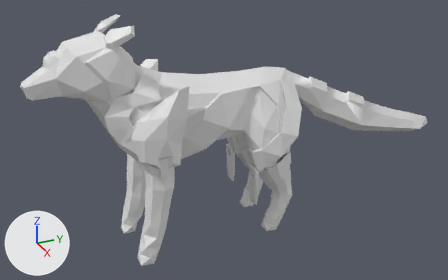
What one commit did to the FBX model Project Dog/Assets/Art/Models/Fox.fbx.
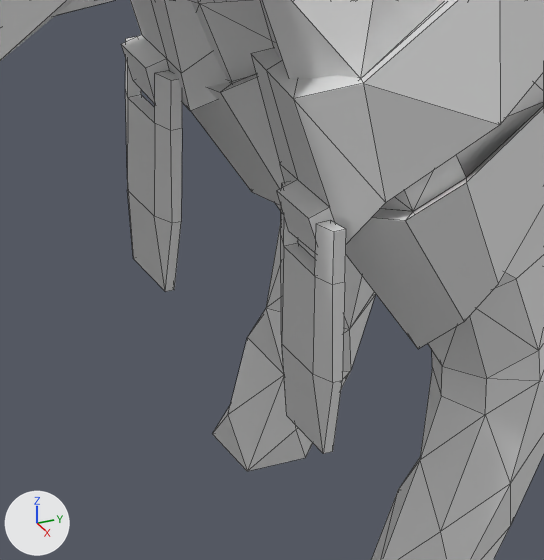
There are two pictures of each version: one whole from a 50 mm lens placed at (5.1, -2.14, 3.51), pointed at (-0.06, 0.18, 0.93), one close up on the part from 46% to 64% of the width and 49% to 79% of the height. Lighting does not change. The marker at lower left points along +X, +Y and +Z. The close-ups show mesh edges as thin lines. Where no turn or scale is listed for an object, it has been applied to the vertices.

Objects in the first close-up: 'base mesh'.
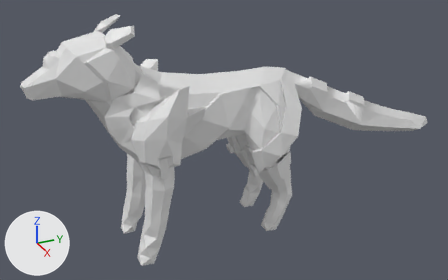
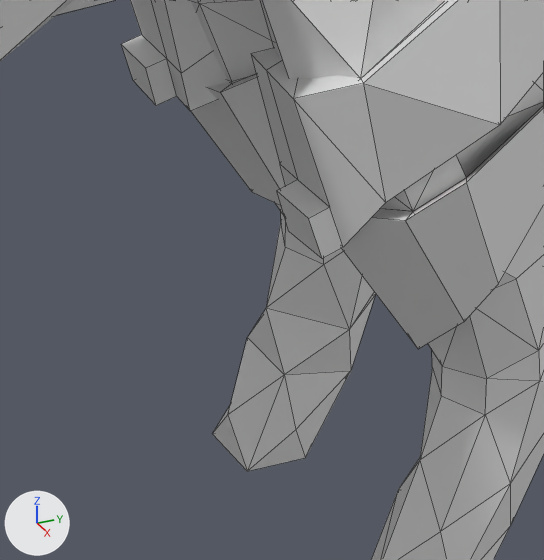
Pixel boxes (x1, y1, x2, y2) of what changed, in the close-ups (544 x 560 px):
part 1 of me_base_mesh, deleted
    before: (125, 37, 182, 292)
part 2 of me_base_mesh, deleted
    before: (281, 182, 346, 454)

Edits to the bpy script that builds the scene:
```text
Change me_base_mesh:
    where me_base_mesh.from_pydata(...)  # 884 vertices, 1228 faces; spans x -0.54..0.54, y -1.69..2.75, z 0.0..2.25
    used by ob_base_mesh; location = (0.0, 0.0, 0.0)
    me_base_mesh part 1: the loose piece of 28 vertices spanning x -0.36..-0.19, y 0.34..0.37, z 0.35..0.73 is deleted
    me_base_mesh part 2: the loose piece of 28 vertices spanning x 0.19..0.36, y 0.34..0.37, z 0.35..0.73 is deleted
```
